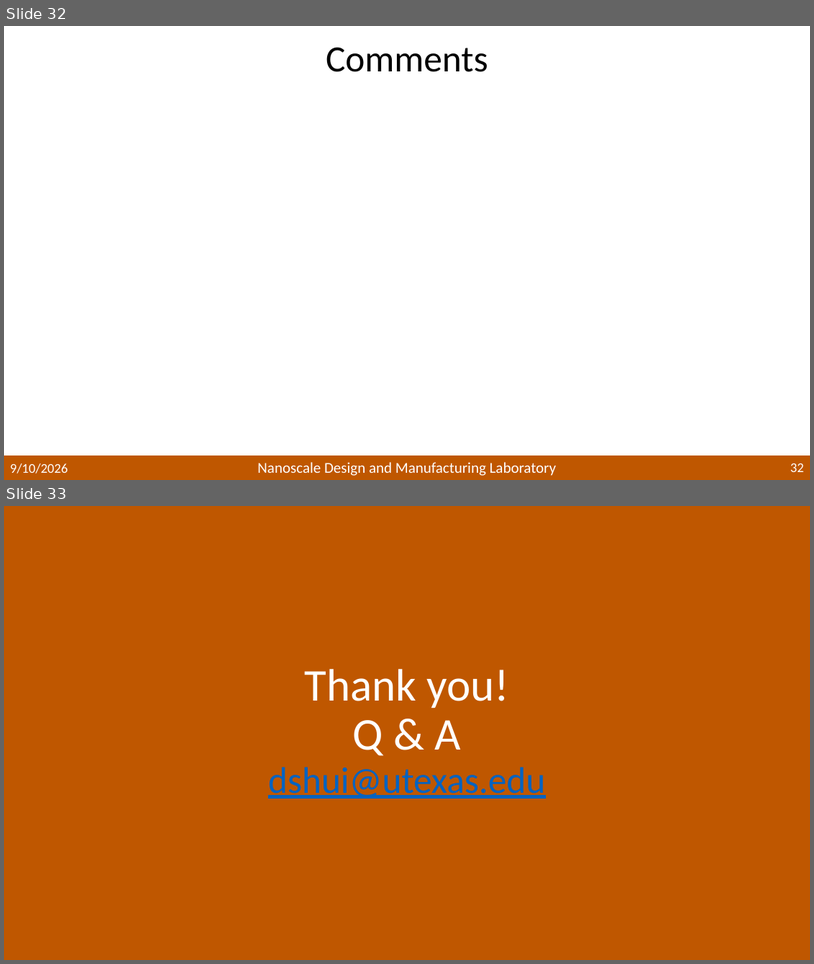
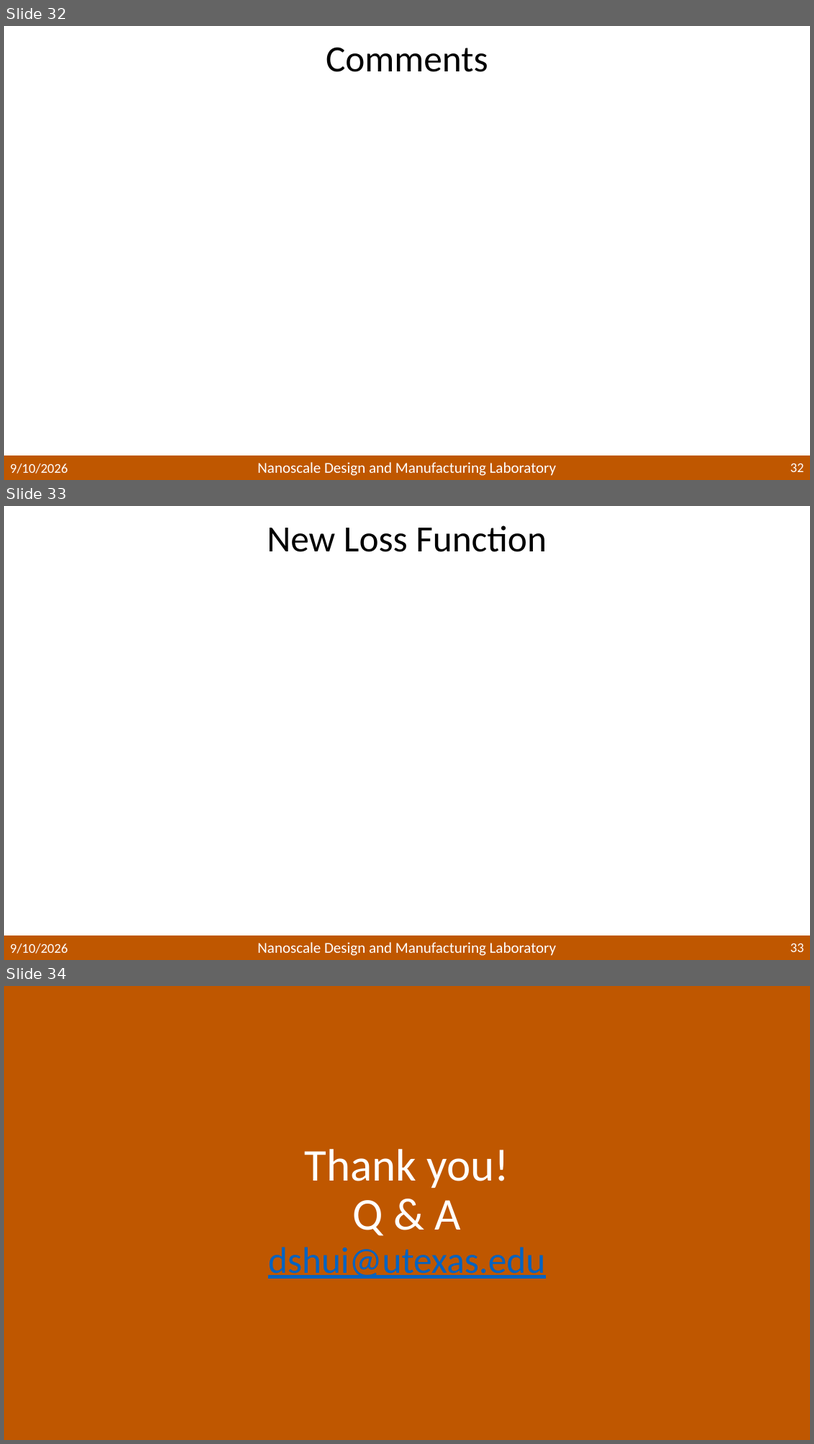
Before and after one commit to 7jadenwang/AIE-2D, a slide deck: presentations/AIE_control_2026.pptx. Shown one above the other, each under a label of ours: slides 32 and 33 before the commit, slides 32, 33 and 34 after it. The pictures are 814x964 and 814x1444 pixels, drawn with LibreOffice and Linux fonts; fonts in the diff are those of the drawing; grey boxes stand for pictures; background and template pictures are left out. Boxes give left, top, right and bottom in pixels: in the first picture for what was removed or moved away, otherwise in the second. Text is boxed around its words. In the diff, an @@ line names an element or a change of style, - is before the commit and + after.

```diff
--- a/presentations/AIE_control_2026.pptx
+++ b/presentations/AIE_control_2026.pptx
@@ slide 33 added at bbox=[4, 506, 810, 960], background #FFFFFF; not listed: 6 template elements that a slide beside it also shows @@
@@ title added at bbox=[267, 525, 547, 552], 44 pt, text #000000 @@
+New Loss Function
@@ text added at bbox=[10, 943, 67, 953], 16 pt, text #FFFFFF @@
+9/10/2026
@@ text added at bbox=[257, 942, 556, 955], 18 pt, text #FFFFFF @@
+Nanoscale Design and Manufacturing Laboratory
@@ page number added at bbox=[791, 943, 805, 952], 16 pt, text #FFFFFF @@
+33
@@ what was slide 33 is now slide 34 @@
```
Also in this commit, not shown: 1 slide changed, 58 other files.
